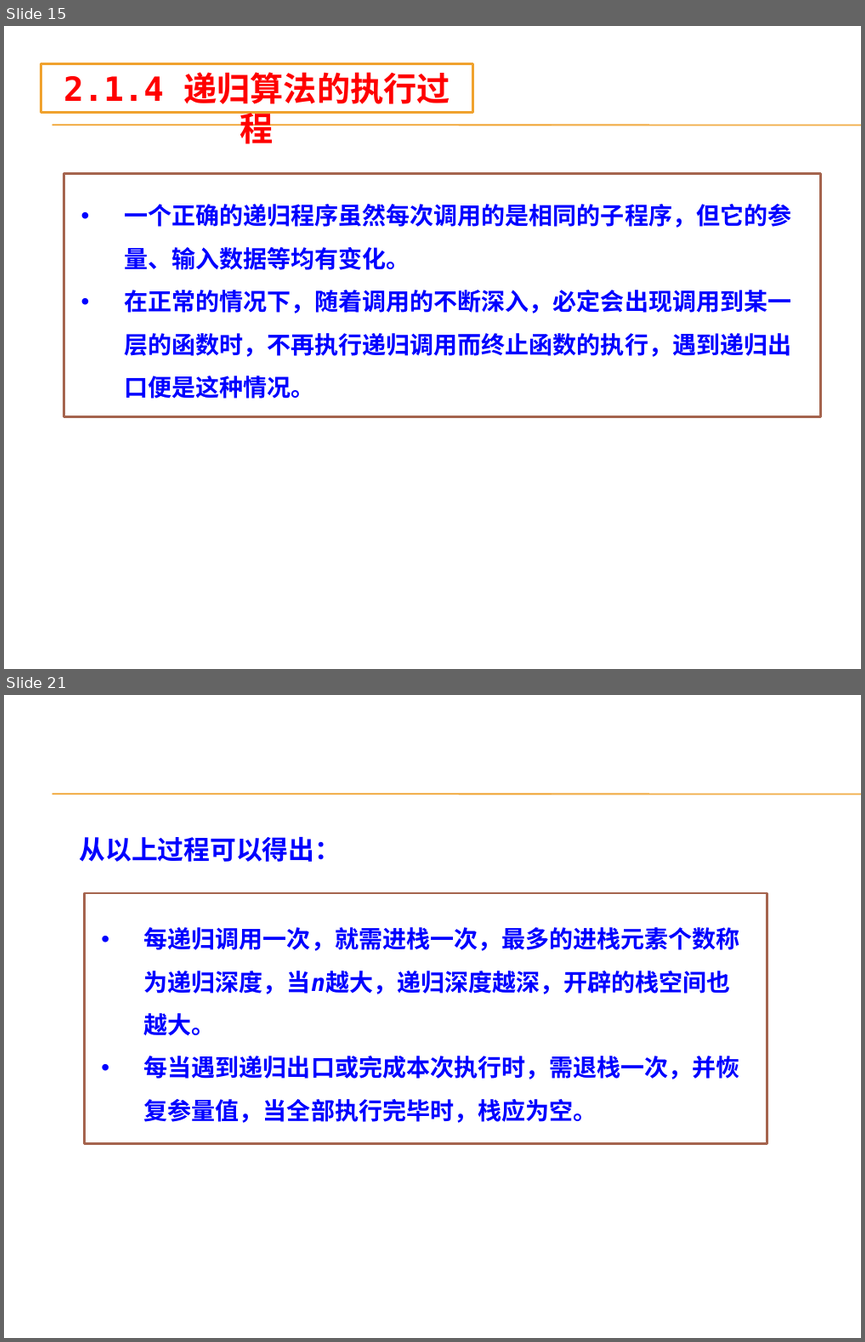
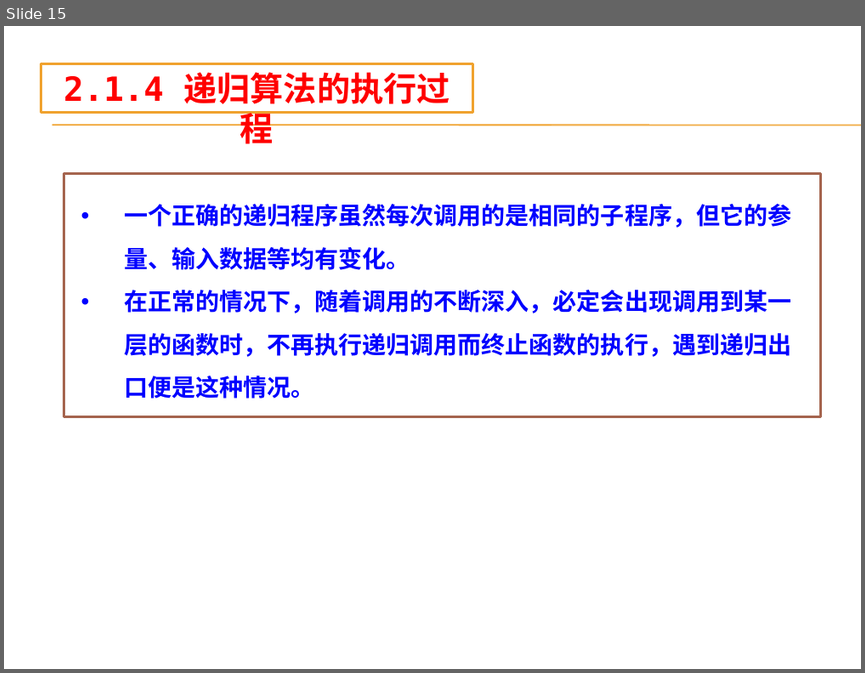
Before and after one commit to AllenW1116/Cpp-algorithm, a slide deck: 课程ppt/第2章 递归算法设计技术.pptx. Shown one above the other, each under a label of ours: slides 15 and 21 before the commit, slide 15 after it; the slides between them are not shown. The pictures are 865x1342 and 865x673 pixels, drawn with LibreOffice and Linux fonts; fonts in the diff are those of the drawing; background and template pictures are left out. Boxes give left, top, right and bottom in pixels: in the first picture for what was removed or moved away, otherwise in the second. Text is boxed around its words. In the diff, an @@ line names an element or a change of style, - is before the commit and + after.

```diff
--- a/课程ppt/第2章 递归算法设计技术.pptx
+++ b/课程ppt/第2章 递归算法设计技术.pptx
@@ slide 21 removed at (x1=4, y1=695, x2=861, y2=1338), background picture (left out); not listed: 2 template elements that a slide beside it also shows @@
@@ text removed at (x1=80, y1=837, x2=341, y2=862) @@
-从以上过程可以得出：
@@ rectangle removed at (x1=85, y1=893, x2=767, y2=1143) @@
-• 每递归调用一次，就需进栈一次，最多的进栈元素个数称为递归深度，当n越大，递归深度越深，开辟的栈空间也越大。
-• 每当遇到递归出口或完成本次执行时，需退栈一次，并恢复参量值，当全部执行完毕时，栈应为空。
```
Also in this commit, not shown: 5 slides changed, 10 other slides removed, 13 other files.
